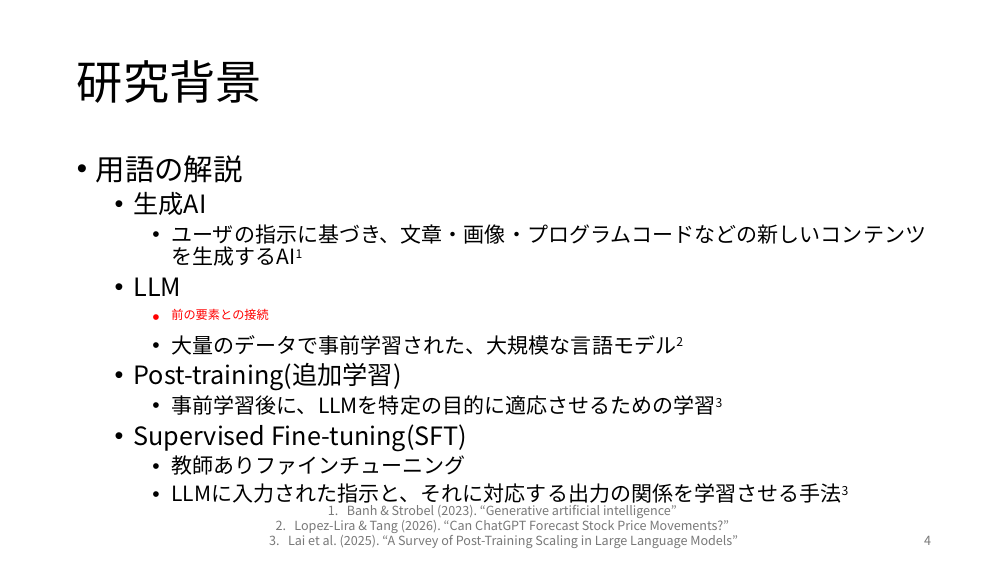
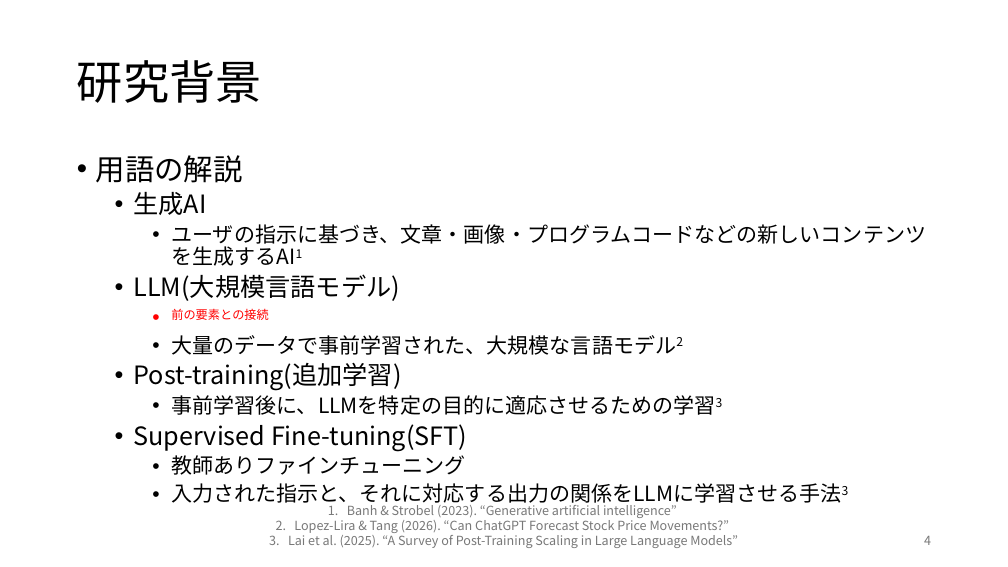
Before and after one commit to rollotea/array-task, a slide deck: slide 4 of 生成AIの追加学習による問題.pptx. Drawn at 1008x567 pixels with LibreOffice and Linux fonts; fonts in the diff are those of the drawing. Boxes give left, top, right and bottom in pixels: in the first picture for what was removed or moved away, otherwise in the second. Text is boxed around its words. In the diff, an @@ line names an element or a change of style, - is before the commit and + after.

```diff
--- a/生成AIの追加学習による問題.pptx
+++ b/生成AIの追加学習による問題.pptx
@@ text at <box>134,274,400,301</box>: text changed @@
-  • LLM
+  • LLM(大規模言語モデル)
@@ text at <box>171,483,841,507</box>: text changed @@
-    • LLMに入力された指示と、それに対応する出力の関係を学習させる手法3
+    • 入力された指示と、それに対応する出力の関係をLLMに学習させる手法3
```
Also in this commit, not shown: 3 other slides changed, 8 slides added, 1 slide removed, 17 other files.
